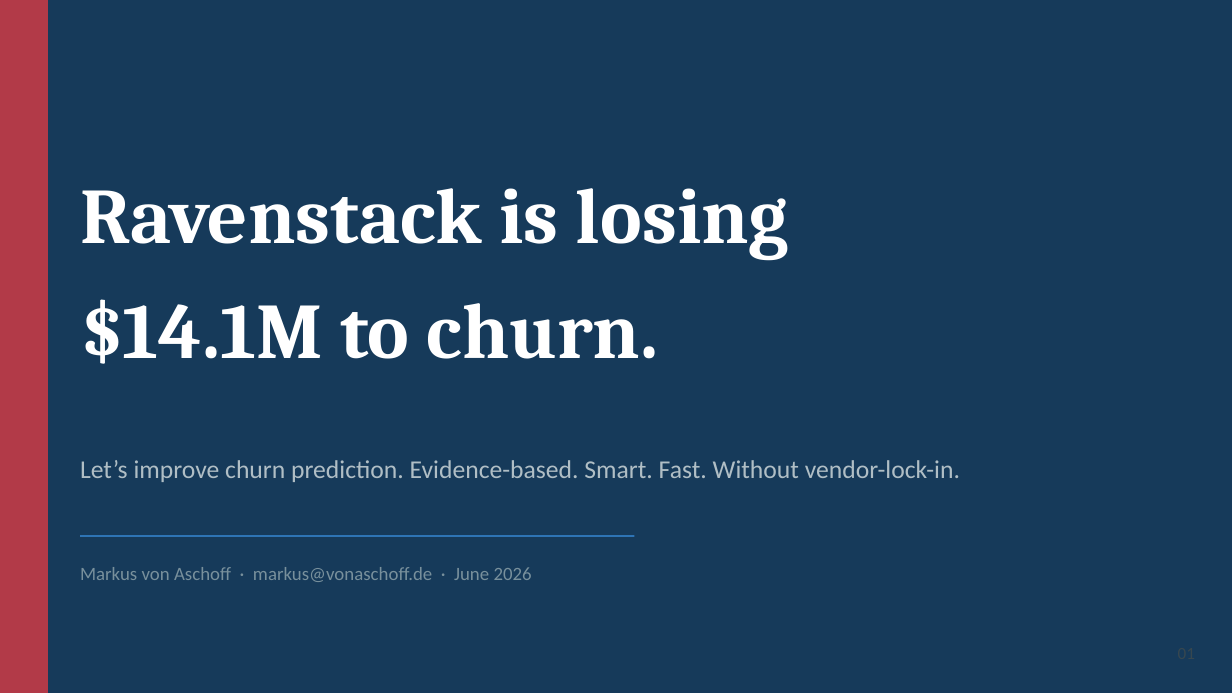
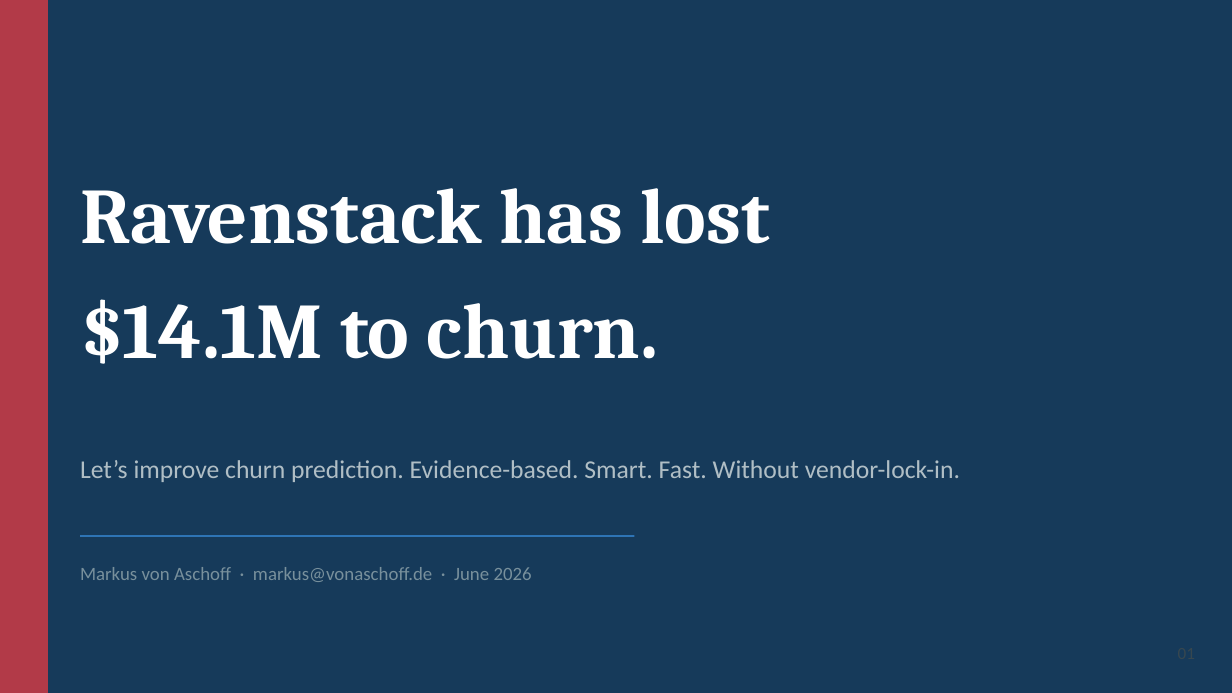
Before and after one commit to MAVA0707/Deliverables, a slide deck: slide 1 of Week 8/Project 5/Ravenstack_Churn_Pitch_v2.pptx. Drawn at 1232x693 pixels with LibreOffice and Linux fonts; fonts in the diff are those of the drawing. Boxes give left, top, right and bottom in pixels: in the first picture for what was removed or moved away, otherwise in the second. Text is boxed around its words. In the diff, an @@ line names an element or a change of style, - is before the commit and + after.

```diff
--- a/Week 8/Project 5/Ravenstack_Churn_Pitch_v2.pptx
+++ b/Week 8/Project 5/Ravenstack_Churn_Pitch_v2.pptx
@@ text at box(80, 188, 770, 244): text changed @@
-Ravenstack is losing
+Ravenstack has lost
```
Also in this commit, not shown: 4 other slides changed.
